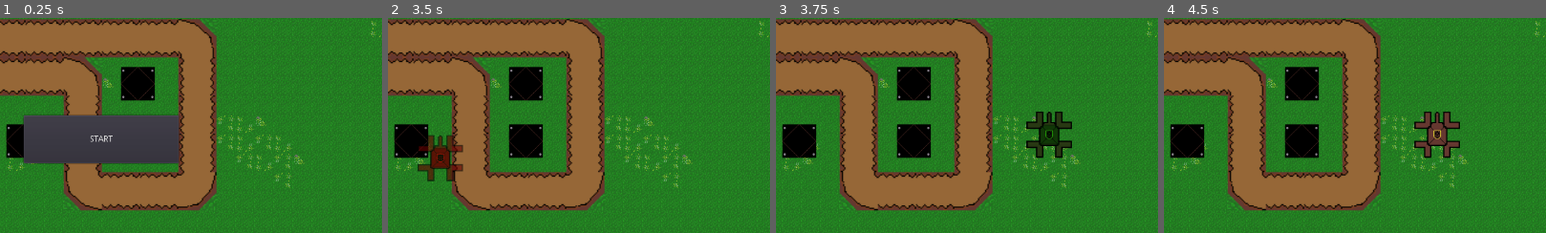
Above: before the commit, frames 1-4 (left to right).
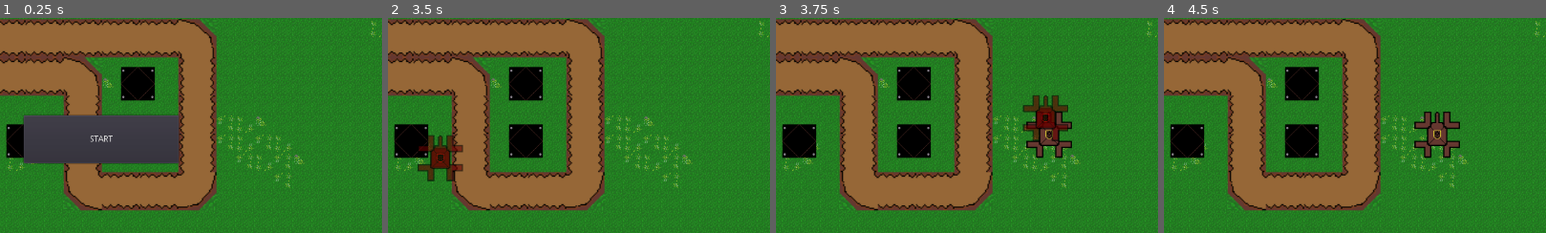
Above: after the commit, the same moments.

Repository: LeopardMerkava/Orbital-Project
Game: Godot game, scene res://Level/Trial_level.tscn
The game is run twice, just before and just after one commit, with the same random seed, the same clock (stepped at 60 frames per second) and the same inputs. The project has no main scene, so this scene is started directly.
Inputs (mouse positions are % of the whole screen's width and height, from its top left):
- Up to frame 1 (0.25 s): no input
- Up to frame 2 (3.5 s): click "START" at 0.5 s; click (44, 54) at 1.25 s; click (44, 54) at 2 s; click (44, 54) at 2.75 s
- Up to frame 3 (3.75 s): tap Enter at 3.5 s; move the mouse to (72, 45) at 3.52 s; click (72, 45) at 3.6 s
- Up to frame 4 (4.5 s): tap Space at 4.25 s; move the mouse to (30, 55) at 4.27 s; click (30, 55) at 4.35 s
The pictures show only the part of the screen within x 37-87%, y 22-72%; the shares and areas given below are measured in that part.

Frames 1-2 are identical in both runs. In frame 3, 2.0% of the frame differs, in the area x 64-78%, y 36-65%; in frame 4, nothing differs.

Commit message:
Fix for Tower

Diff:
--- a/Level/Level0.gd
+++ b/Level/Level0.gd
@@ -12,6 +12,7 @@
 var cash = 0
 var building = false
 var instance
+var used_spaces_array = []
 
 func _ready():
 	waveCount = 0
--- a/Towers/Towers.gd
+++ b/Towers/Towers.gd
@@ -10,6 +10,7 @@
 var tilemap
 var current_tile
 var instance
+
 
 # Tower tracking and attacking variables
 var enemy_array = []
@@ -37,13 +38,11 @@
 # This method tracks where the players mouse will be going in the map UI.
 # This is a helper function for the build tower
 
-
-
 func _mouse_tracker():
 	position = get_global_mouse_position()
 	cell_position = Vector2(floor(position.x / cell_size.x), floor(position.y / cell_size.y))
 	cell_id = tilemap.get_cellv(cell_position)
-	if cell_id != -1 && !colliding:
+	if cell_id != -1 && !get_parent().used_spaces_array.has(cell_position):
 		current_tile = tilemap.tile_set.tile_get_name(cell_id)
 		if current_tile == "tower_base":
 			can_build = true
@@ -67,6 +66,7 @@
 			get_parent().tower_built()
 			$"Tower Base".modulate = Color(1.0, 1.0, 1.0, 1.0)
 			$"Tower Turret".modulate = Color(1.0, 1.0, 1.0, 1.0)
+			get_parent().used_spaces_array.append(cell_position)
 	else:
 		if enemy_array.size() == 0:
 			pass
